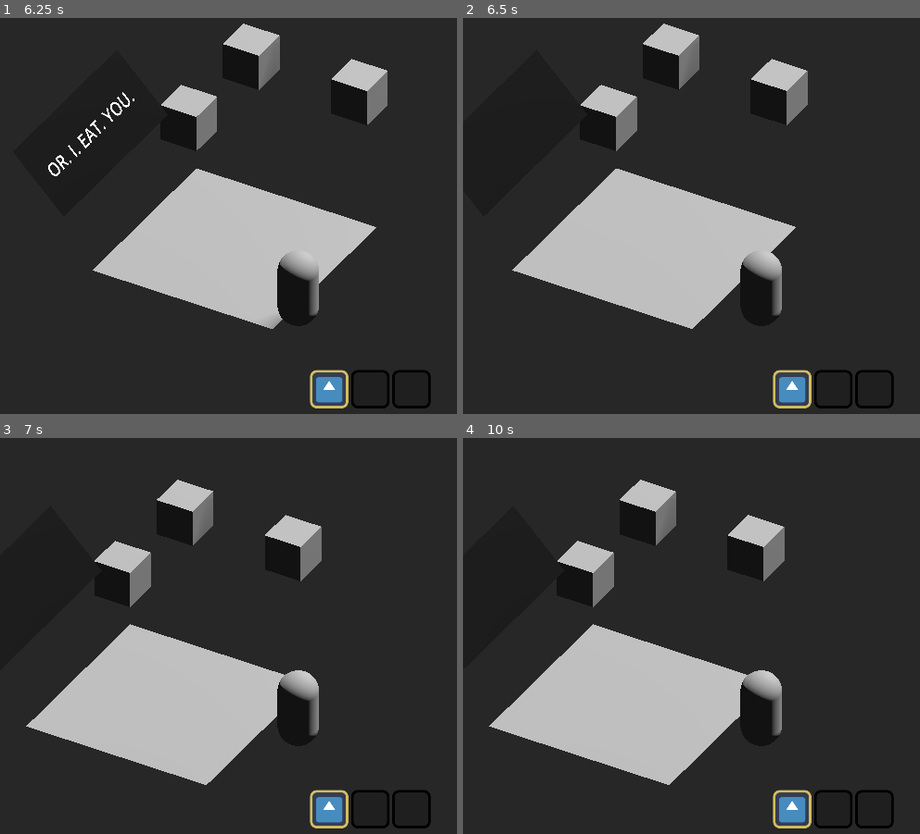
Above: before the commit, frames 1-4 (two rows, left to right).
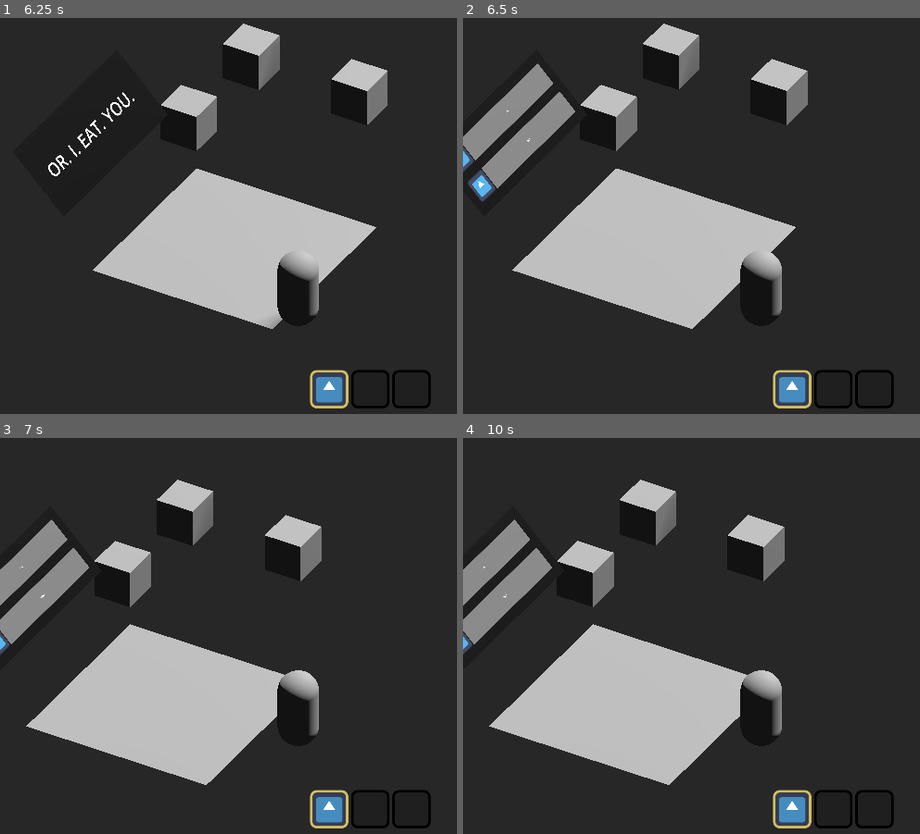
Above: after the commit, the same moments.

Repository: Scrawach/ld57
Game: Godot game, scene res://game.tscn
Same seed, same stepped clock (60 frames per second), same inputs: the game is played once before the commit and once after it. The engine's default icon, where the game draws it, is replaced by a stand-in: a white triangle on a blue panel in a dark square.
Inputs:
- Up to frame 1 (6.25 s): tap Enter at 0.5 s; hold D (move_right) 0.53-1.28 s; hold E (interact) 0.53-1.28 s; hold S (move_back) 1.28-2.03 s; tap 1 every 1.5 s from 1.35 to 5.85 s; hold D (move_right) 2.03-2.78 s; hold E (interact) 2.03-2.78 s; hold W (move_forward) 2.78-3.53 s; hold E (interact) 3.53-4.28 s; hold A (move_left) 3.53-5.03 s; hold S (move_back) 5.03-5.78 s; hold E (interact) 5.03-5.78 s; hold D (move_right) from 5.78 s (still down)
- Up to frame 2 (6.5 s): keep holding D (move_right)
- Up to frame 3 (7 s): release D (move_right) at 6.53 s; hold W (move_forward) from 6.53 s (still down); hold E (interact) from 6.53 s (still down)
- Up to frame 4 (10 s): release W (move_forward) at 7.28 s; release E (interact) at 7.28 s; hold D (move_right) 7.28-8.03 s; tap 1 at 7.35, 8.85 s; hold S (move_back) 8.03-8.78 s; hold E (interact) 8.03-8.78 s; hold A (move_left) 8.78-9.53 s; hold W (move_forward) from 9.53 s (still down); hold E (interact) from 9.53 s (still down)

Frame 1 is identical in both runs. In frame 2, 3.5% of the frame differs, in the area x 0-25%, y 11-47%; in frame 3, 2.8%; in frame 4, 2.8%.

Commit message:
feature: implement status panel for lift

Diff:
--- a/src/dialogue_panel.gd
+++ b/src/dialogue_panel.gd
@@ -2,6 +2,7 @@
 extends Node3D
 
 @onready var label: Label = %Label
+@onready var status: Control = %Status
 
 func show_text(text: String) -> void:
 	label.text = text
--- a/src/dialogue_panel.tscn
+++ b/src/dialogue_panel.tscn
@@ -1,6 +1,7 @@
-[gd_scene load_steps=5 format=3 uid="uid://dsvuyf2ey8a4h"]
+[gd_scene load_steps=6 format=3 uid="uid://dsvuyf2ey8a4h"]
 
 [ext_resource type="Script" path="res://dialogue_panel.gd" id="1_vyvw3"]
+[ext_resource type="Texture2D" uid="uid://boftn5dq57qp8" path="res://icon.svg" id="2_dctin"]
 
 [sub_resource type="PlaneMesh" id="PlaneMesh_f6byu"]
 
@@ -40,6 +41,57 @@
 horizontal_alignment = 1
 vertical_alignment = 1
 
+[node name="Status" type="MarginContainer" parent="SubViewport/Dialogue Panel"]
+unique_name_in_owner = true
+visible = false
+layout_mode = 1
+anchors_preset = 15
+anchor_right = 1.0
+anchor_bottom = 1.0
+grow_horizontal = 2
+grow_vertical = 2
+theme_override_constants/margin_left = 60
+theme_override_constants/margin_top = 60
+theme_override_constants/margin_right = 60
+theme_override_constants/margin_bottom = 60
+
+[node name="VBoxContainer" type="VBoxContainer" parent="SubViewport/Dialogue Panel/Status"]
+layout_mode = 2
+theme_override_constants/separation = 60
+alignment = 1
+
+[node name="Health Bar" type="HBoxContainer" parent="SubViewport/Dialogue Panel/Status/VBoxContainer"]
+layout_mode = 2
+
+[node name="TextureRect" type="TextureRect" parent="SubViewport/Dialogue Panel/Status/VBoxContainer/Health Bar"]
+custom_minimum_size = Vector2(160, 160)
+layout_mode = 2
+texture = ExtResource("2_dctin")
+expand_mode = 1
+stretch_mode = 4
+
+[node name="ProgressBar" type="ProgressBar" parent="SubViewport/Dialogue Panel/Status/VBoxContainer/Health Bar"]
+custom_minimum_size = Vector2(0, 160)
+layout_mode = 2
+size_flags_horizontal = 3
+value = 100.0
+
+[node name="Hunger Bar" type="HBoxContainer" parent="SubViewport/Dialogue Panel/Status/VBoxContainer"]
+layout_mode = 2
+
+[node name="TextureRect" type="TextureRect" parent="SubViewport/Dialogue Panel/Status/VBoxContainer/Hunger Bar"]
+custom_minimum_size = Vector2(160, 160)
+layout_mode = 2
+texture = ExtResource("2_dctin")
+expand_mode = 1
+stretch_mode = 4
+
+[node name="ProgressBar" type="ProgressBar" parent="SubViewport/Dialogue Panel/Status/VBoxContainer/Hunger Bar"]
+custom_minimum_size = Vector2(0, 160)
+layout_mode = 2
+size_flags_horizontal = 3
+value = 100.0
+
 [node name="MeshInstance3D" type="MeshInstance3D" parent="."]
 transform = Transform3D(2.5, 0, 0, 0, 1, 0, 0, 0, 1, 0, 0, 0)
 mesh = SubResource("PlaneMesh_f6byu")
--- a/src/game.tscn
+++ b/src/game.tscn
@@ -135,9 +135,11 @@
 [node name="Inventory Control" parent="Canvas" node_paths=PackedStringArray("inventory") instance=ExtResource("1_e5p4f")]
 inventory = NodePath("../../World3D/Player/Inventory")
 
-[node name="Startup Scenario" type="Node" parent="." node_paths=PackedStringArray("dialogue_panel")]
+[node name="Scenarios" type="Node" parent="."]
+
+[node name="Startup Scenario" type="Node" parent="Scenarios" node_paths=PackedStringArray("dialogue_panel")]
 script = ExtResource("8_5hj0e")
-dialogue_panel = NodePath("../World3D/Living Lift/Dialogue Panel")
+dialogue_panel = NodePath("../../World3D/Living Lift/Dialogue Panel")
 
 [connection signal="body_entered" from="World3D/Player/Interact Zone" to="World3D/Player" method="_on_interact_zone_body_entered"]
 [connection signal="body_exited" from="World3D/Player/Interact Zone" to="World3D/Player" method="_on_interact_zone_body_exited"]
--- a/src/startup_scenario.gd
+++ b/src/startup_scenario.gd
@@ -11,6 +11,7 @@
 		dialogue_panel.show_text(item)
 		await get_tree().create_timer(timer_delay).timeout
 	dialogue_panel.show_text("")
+	dialogue_panel.status.show()
 
 func get_startup_panel_text() -> Array[String]:
 	return [
